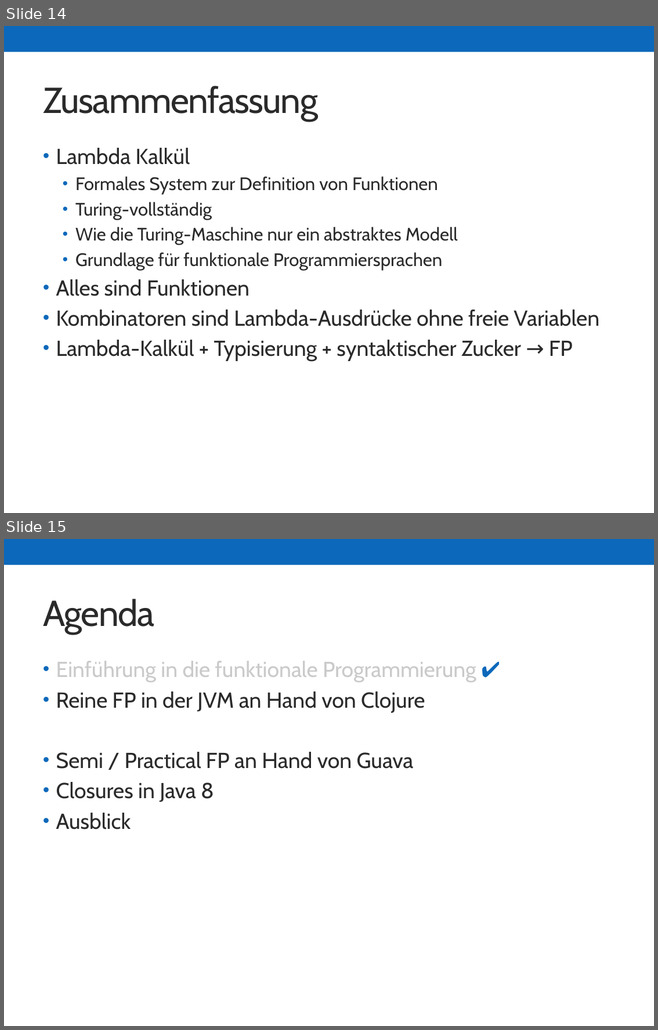
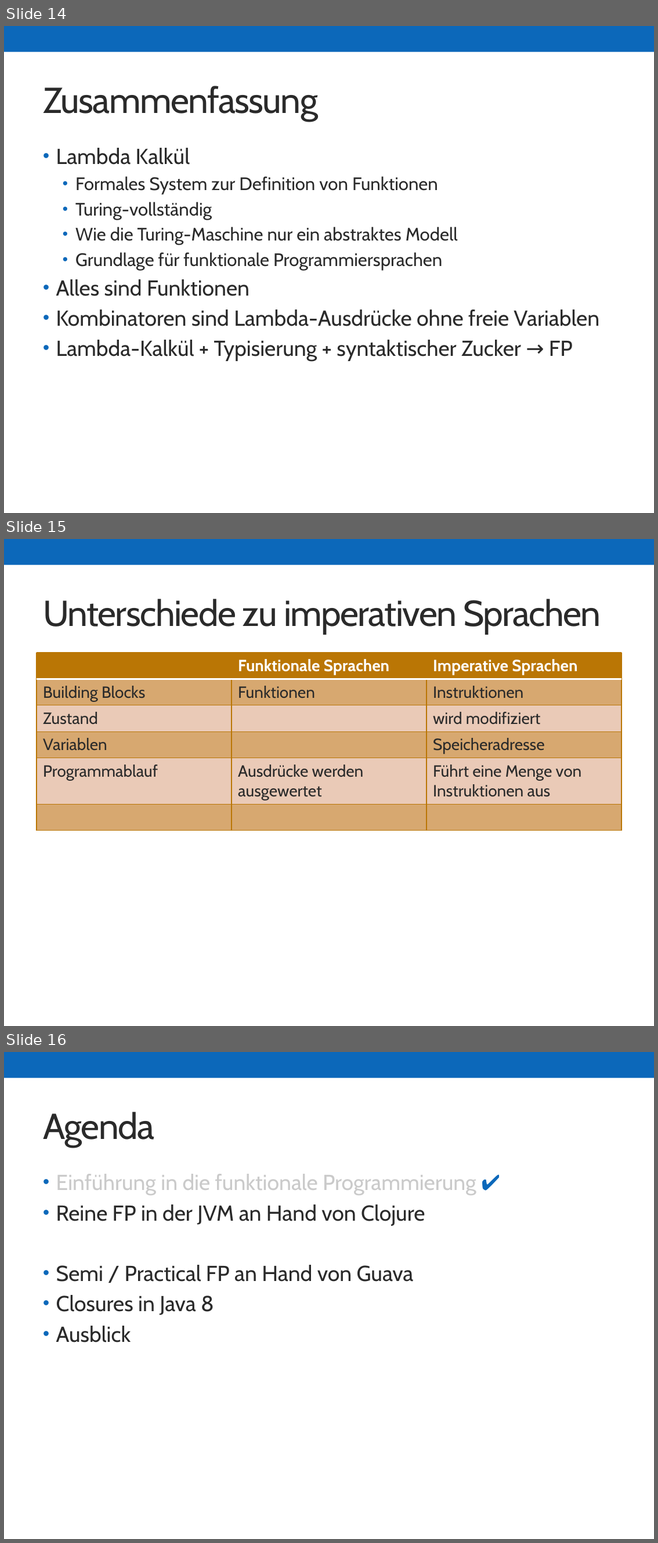
Before and after one commit to skonair/presentations, a slide deck: jugbi-fp-20141119/20141119_FP.pptx. Shown one above the other, each under a label of ours: slides 14 and 15 before the commit, slides 14, 15 and 16 after it. The pictures are 658x1030 and 658x1543 pixels, drawn with LibreOffice and Linux fonts; fonts in the diff are those of the drawing. Boxes give left, top, right and bottom in pixels: in the first picture for what was removed or moved away, otherwise in the second. Text is boxed around its words. In the diff, an @@ line names an element or a change of style, - is before the commit and + after.

```diff
--- a/jugbi-fp-20141119/20141119_FP.pptx
+++ b/jugbi-fp-20141119/20141119_FP.pptx
@@ slide 15 added at <box>4,539,654,1026</box>, background #FFFFFF; not listed: 1 template element that a slide beside it also shows @@
@@ title added at <box>43,599,601,635</box>, 40 pt, text #2A2A2A @@
+Unterschiede zu imperativen Sprachen
@@ table added at <box>36,653,621,830</box>, 6 rows, 3 columns @@
+ | Funktionale Sprachen | Imperative Sprachen
+Building Blocks | Funktionen | Instruktionen
+Zustand |  | wird modifiziert
+Variablen |  | Speicheradresse
+Programmablauf | Ausdrücke werden ausgewertet | Führt eine Menge von Instruktionen aus
+ |  | 
@@ what was slide 15 is now slide 16 @@
```
Also in this commit, not shown: 4 slides changed, 9 other slides added, 1 slide removed.
